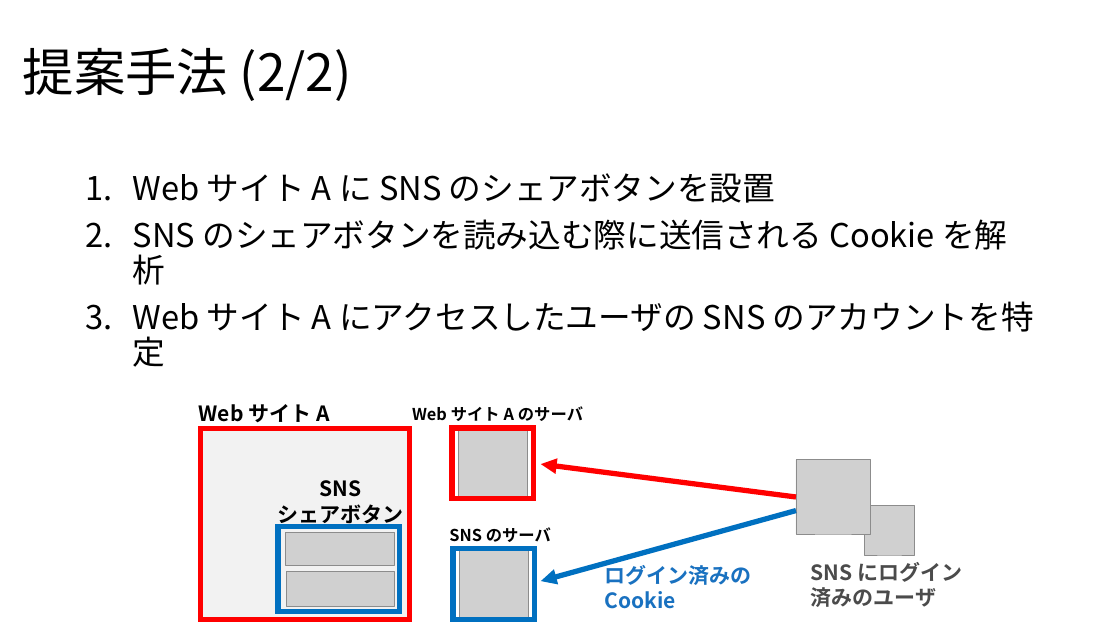
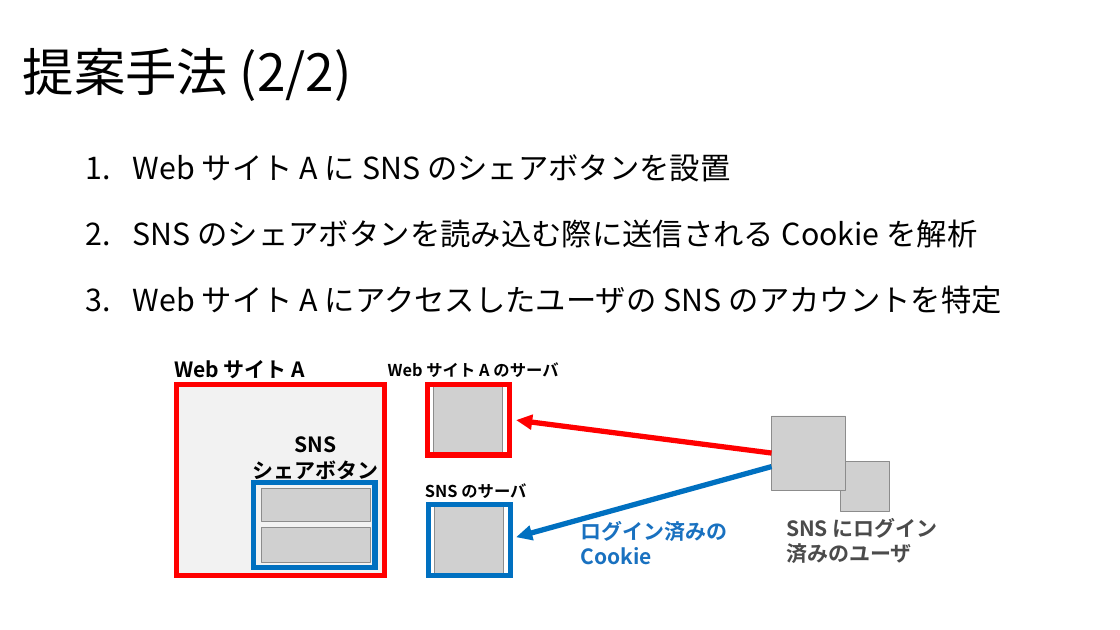
Before and after one commit to noraworld/graduation-thesis, a slide deck: slide 6 of presentation_slides.pptx. Drawn at 1120x630 pixels with LibreOffice and Linux fonts; fonts in the diff are those of the drawing; grey boxes stand for pictures. Boxes give left, top, right and bottom in pixels: in the first picture for what was removed or moved away, otherwise in the second. Text is boxed around its words. In the diff, an @@ line names an element or a change of style, - is before the commit and + after.

```diff
--- a/presentation_slides.pptx
+++ b/presentation_slides.pptx
@@ text "Web サイト A に SNS ...": place and size @@
-text "Web サイト A に SNS ..." at box(133, 173, 1034, 367)
+text "Web サイト A に SNS ..." at box(133, 154, 1002, 314)
@@ text "Web サイト A に SNS ..." at box(133, 154, 1002, 314): size 28 to 26 pt; line spacing 0.9 to 1.5 @@
@@ 6 pictures, 6 texts, 4 rectangles, 2 arrows: place and size @@
-6 pictures, 6 texts, 4 rectangles, 2 arrows at box(199, 404, 962, 619)
+6 pictures, 6 texts, 4 rectangles, 2 arrows at box(174, 360, 938, 576)
```
Also in this commit, not shown: 6 other slides changed.
